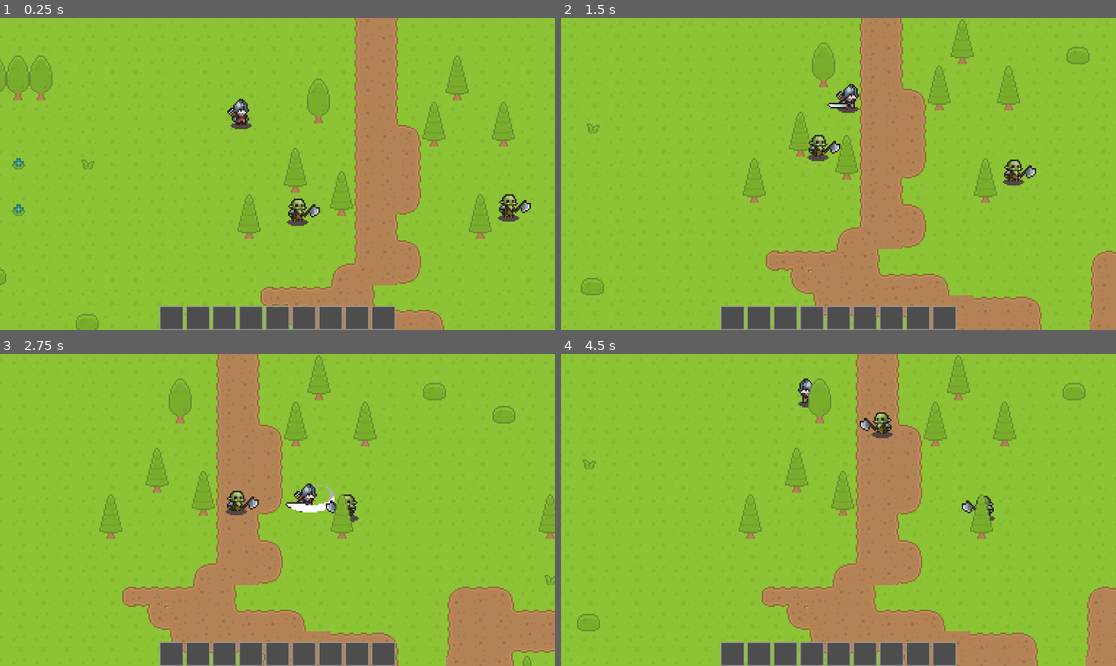
Above: before the commit, frames 1-4 (two rows, left to right).
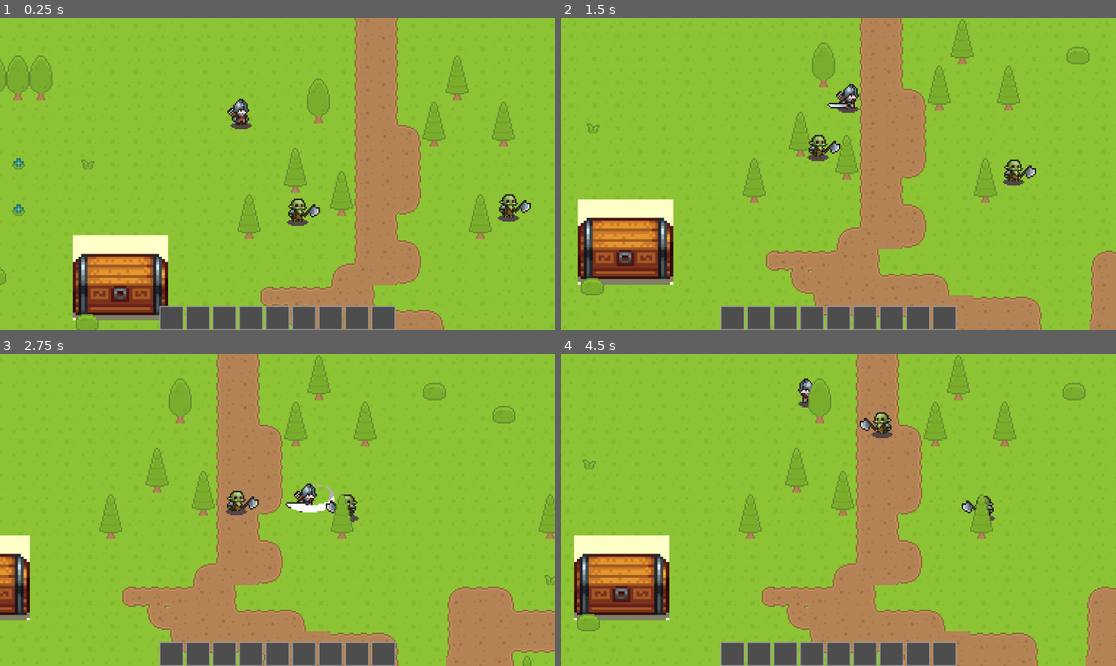
Above: after the commit, the same moments.

Repository: EyeAmTheOne/CS180_Project
Game: Godot game, scene res://world/World.tscn
Two runs of this game, one before a commit and one after it. Both use one fixed random seed, a clock stepped at 60 frames per second and the inputs below. This scene is started directly instead of the project's main scene.
Inputs:
- Up to frame 1 (0.25 s): no input
- Up to frame 2 (1.5 s): hold D (right) 0.53-1.28 s; tap F (attack) at 0.6 s; hold S (down) from 1.28 s (still down); tap E (interact) at 1.35 s
- Up to frame 3 (2.75 s): release S (down) at 2.03 s; hold D (right) from 2.03 s (still down); tap F (attack) at 2.1 s
- Up to frame 4 (4.5 s): release D (right) at 2.78 s; hold W (up) 2.78-3.53 s; tap E (interact) at 2.85, 4.35 s; hold A (left) from 3.53 s (still down); tap F (attack) at 3.6 s

The runs differ from the first frame. In frame 1, 4.6% of the frame differs, in the area x 13-31%, y 69-97%; in frame 2, 4.7%, in the area x 3-21%, y 58-86%; in frame 3, 1.5%; in frame 4, 4.6%.

Commit message:
Add some resources to world scene and give tree a texture that works

Diff:
--- a/main.tscn
+++ b/main.tscn
@@ -2164,7 +2164,7 @@
 script = ExtResource("1_7mycd")
 
 [node name="PlayerCamera" type="Camera2D" parent="."]
-position = Vector2(105, -32)
+position = Vector2(262, -10)
 zoom = Vector2(3, 3)
 process_callback = 0
 limit_left = -150
--- a/player/Player.tscn
+++ b/player/Player.tscn
@@ -1,7 +1,5 @@
 [gd_scene load_steps=59 format=3 uid="uid://4v1f6nfxhn7v"]
 
-[ext_resource type="PackedScene" uid="uid://4eouovx8cr2d" path="res://inventory/InventoryUI.tscn" id="3_wnvi2"]
-[ext_resource type="Script" uid="uid://jjnau4bt7xlg" path="res://inventory/Inventory.gd" id="16_inv"]
 [ext_resource type="Script" uid="uid://cfq5yl3bd6y31" path="res://player/player.gd" id="1_3c3w1"]
 [ext_resource type="Texture2D" uid="uid://cmghk6kjvg46t" path="res://assets/art/Soldier with shadows/Soldier.png" id="1_ulp21"]
 [ext_resource type="Texture2D" uid="uid://dvioeg68lyb7l" path="res://assets/art/Soldier with shadows/Soldier-Death.png" id="2_aqcbf"]
--- a/player/player.gd
+++ b/player/player.gd
@@ -5,6 +5,7 @@
 @onready var animated_sprite = $AnimatedSprite2D
 @onready var animated_player = $AnimationPlayer
 @onready var hitbox = $HitBox/CollisionShape2D
+@onready var inventory = $Inventory
 
 var player_dead : bool = false
 var current_attack : bool = false
@@ -113,6 +114,9 @@
 		stun = true
 		animated_player.play("Hurt")
 
+func get_inventory():
+	return inventory
+
 # Diego: show UI popup when picking up items
 func _show_pickup_popup(text: String) -> void:
 	var ui = get_tree().get_first_node_in_group("ui")
--- a/scripts/chest_1.gd
+++ b/scripts/chest_1.gd
@@ -17,9 +17,9 @@
 	var gold_amount = roll_gold()
 
 	# Give loot to player
-	player.add_wood(wood_amount)
-	player.add_coal(coal_amount)
-	player.add_gold(gold_amount)
+	player.get_inventory().add_item("wood", wood_amount)
+	player.get_inventory().add_item("coal", coal_amount)
+	player.get_inventory().add_item("gold", gold_amount)
 
 	looted = true
 
--- a/scripts/tree.gd
+++ b/scripts/tree.gd
@@ -10,7 +10,7 @@
 
 func harvest(player):
 	var amount = get_random_wood_amount()
-	player.add_wood(amount)
+	player.get_inventory().add_item("wood", amount)
 
 	# Hide tree and does not delete it
 	hide()
--- a/world/World.tscn
+++ b/world/World.tscn
@@ -1,13 +1,15 @@
-[gd_scene load_steps=20 format=4 uid="uid://btfpx2ywg7j7f"]
+[gd_scene load_steps=22 format=4 uid="uid://btfpx2ywg7j7f"]
 
 [ext_resource type="PackedScene" uid="uid://4v1f6nfxhn7v" path="res://player/Player.tscn" id="1_1tnoa"]
-[ext_resource type="Script" uid="uid://dq7boqilbwhbj" path="res://world/world.gd" id="1_5hvw7"]
-[ext_resource type="Script" uid="uid://ccknrgqekbvss" path="res://player/PlayerCamera.gd" id="2_0wlj7"]
+[ext_resource type="Script" path="res://world/world.gd" id="1_5hvw7"]
+[ext_resource type="Script" path="res://player/PlayerCamera.gd" id="2_0wlj7"]
 [ext_resource type="Texture2D" uid="uid://did1a58w3unb7" path="res://assets/art/roguelikeSheet_transparent.png" id="2_qcaji"]
 [ext_resource type="Texture2D" uid="uid://cecnm0qt50gpj" path="res://assets/art/roguelikeSheet_environment.png" id="3_qcaji"]
 [ext_resource type="Script" uid="uid://bkx156j7tqwe0" path="res://core/scene_trigger.gd" id="4_ahhnx"]
+[ext_resource type="PackedScene" uid="uid://0sbh4k7pxmh2" path="res://world/resources/chest1.tscn" id="6_8mymi"]
+[ext_resource type="PackedScene" uid="uid://meyktyfvtqk3" path="res://world/resources/tree.tscn" id="7_0n6y5"]
 [ext_resource type="PackedScene" uid="uid://b413ipsgp3sfv" path="res://systems/ai/Enemy.tscn" id="7_dodpj"]
-[ext_resource type="Script" uid="uid://bcv5aq0pfr4nc" path="res://world/enemy_spawner.gd" id="8_txrfu"]
+[ext_resource type="Script" path="res://world/enemy_spawner.gd" id="8_txrfu"]
 
 [sub_resource type="TileSetAtlasSource" id="TileSetAtlasSource_5hvw7"]
 texture = ExtResource("2_qcaji")
@@ -4160,6 +4162,15 @@
 [node name="TopBorder" type="CollisionShape2D" parent="Map/Borders"]
 shape = SubResource("WorldBoundaryShape2D_0n6y5")
 
+[node name="Resources" type="Node2D" parent="Map"]
+position = Vector2(-112, 102)
+
+[node name="chest" parent="Map/Resources" instance=ExtResource("6_8mymi")]
+position = Vector2(47, 53)
+
+[node name="tree" parent="Map/Resources" instance=ExtResource("7_0n6y5")]
+position = Vector2(10, 124)
+
 [node name="Player" parent="." groups=["Player"] instance=ExtResource("1_1tnoa")]
 y_sort_enabled = true
 position = Vector2(18, 49)
--- a/world/resources/chest1.tscn
+++ b/world/resources/chest1.tscn
@@ -13,21 +13,17 @@
 script = ExtResource("1_8qehp")
 
 [node name="chest11" type="Sprite2D" parent="."]
-position = Vector2(-194.00002, -215.52339)
 scale = Vector2(0.08965638, 0.08009946)
 texture = ExtResource("2_8qehp")
 
 [node name="StaticBody2D" type="StaticBody2D" parent="."]
-position = Vector2(-198.75, -194.25)
 scale = Vector2(0.12785862, 0.11697721)
 
 [node name="CollisionShape2D" type="CollisionShape2D" parent="StaticBody2D"]
-position = Vector2(37.15046, -177.38501)
 scale = Vector2(0.9999985, 0.9999995)
 shape = SubResource("CircleShape2D_nnvrw")
 
 [node name="Area2D" type="Area2D" parent="."]
 
 [node name="CollisionShape2D" type="CollisionShape2D" parent="Area2D"]
-position = Vector2(-194, -212)
 shape = SubResource("RectangleShape2D_44ud8")
--- a/world/resources/tree.tscn
+++ b/world/resources/tree.tscn
@@ -1,33 +1,30 @@
 [gd_scene load_steps=5 format=3 uid="uid://meyktyfvtqk3"]
 
 [ext_resource type="Script" uid="uid://bq0juatt6tnig" path="res://scripts/tree.gd" id="1_nnvrw"]
-[ext_resource type="Texture2D" uid="uid://4l2ypltu25il" path="res://assets/art/tree11.png" id="2_gvmkm"]
+[ext_resource type="Texture2D" uid="uid://bexjaiwclt64" path="res://assets/art/small_tree.png" id="2_jn22b"]
 
 [sub_resource type="CircleShape2D" id="CircleShape2D_nnvrw"]
-radius = 117.31726
+radius = 31.284603
 
 [sub_resource type="RectangleShape2D" id="RectangleShape2D_44ud8"]
-size = Vector2(27, 14)
+size = Vector2(14, 15)
 
 [node name="tree" type="Node2D"]
 script = ExtResource("1_nnvrw")
 
 [node name="Tree11" type="Sprite2D" parent="."]
-position = Vector2(-194.00002, -217.34349)
-scale = Vector2(0.08965638, 0.08553427)
-texture = ExtResource("2_gvmkm")
+texture = ExtResource("2_jn22b")
 
 [node name="StaticBody2D" type="StaticBody2D" parent="."]
-position = Vector2(-198.75, -194.25)
 scale = Vector2(0.12785862, 0.11697721)
 
 [node name="CollisionShape2D" type="CollisionShape2D" parent="StaticBody2D"]
-position = Vector2(21.508183, -254.32309)
+position = Vector2(7.8211384, 42.74337)
 scale = Vector2(0.9999985, 0.9999995)
 shape = SubResource("CircleShape2D_nnvrw")
 
 [node name="Area2D" type="Area2D" parent="."]
 
 [node name="CollisionShape2D" type="CollisionShape2D" parent="Area2D"]
-position = Vector2(-196, -205)
+position = Vector2(0, 0.5)
 shape = SubResource("RectangleShape2D_44ud8")
Binary file added: assets/art/small_tree.png
Not shown, added: assets/art/small_tree.png.import
Not shown: 1 places in main.tscn that only renumber resources
